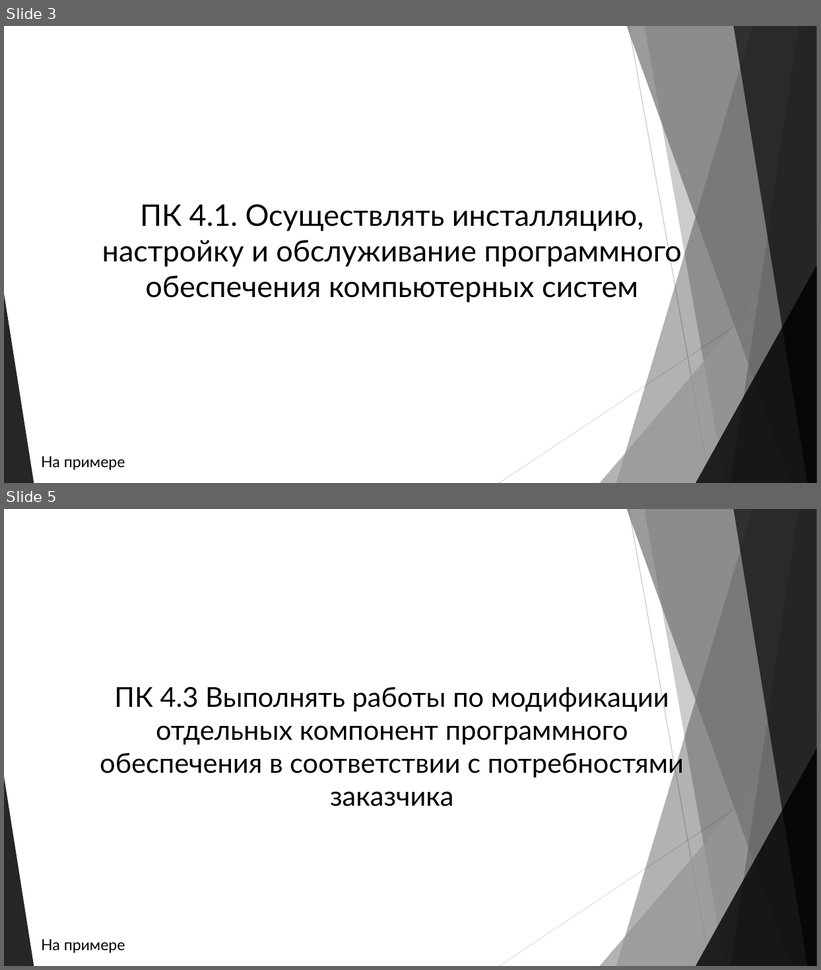
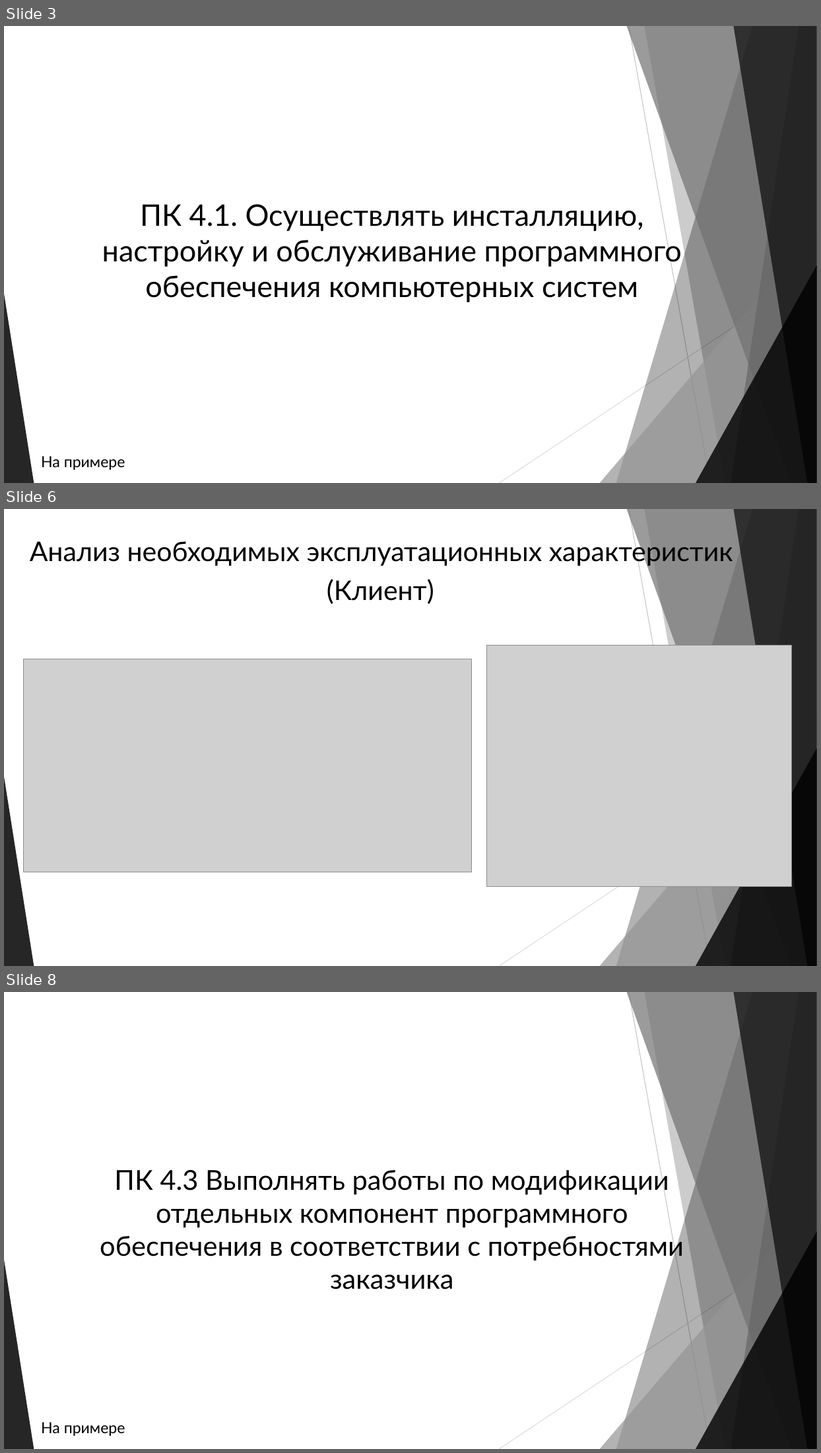
Before and after one commit to AlexGopher802/Qual_PM04, a slide deck: Презентация.pptx. Shown one above the other, each under a label of ours: slides 3 and 5 before the commit, slides 3, 6 and 8 after it; the slides between them are not shown. The pictures are 821x970 and 821x1453 pixels, drawn with LibreOffice and Linux fonts; fonts in the diff are those of the drawing; grey boxes stand for pictures. Boxes give left, top, right and bottom in pixels: in the first picture for what was removed or moved away, otherwise in the second. Text is boxed around its words. In the diff, an @@ line names an element or a change of style, - is before the commit and + after.

```diff
--- a/Презентация.pptx
+++ b/Презентация.pptx
@@ slide 6 added at box(4, 509, 817, 966), background #FFFFFF; not listed: 10 template elements that a slide beside it also shows @@
@@ text added at box(30, 537, 733, 566), 32 pt, text #000000 @@
+Анализ необходимых эксплуатационных характеристик
@@ text added at box(327, 579, 434, 604), 32 pt, text #000000 @@
+(Клиент)
@@ picture added at box(487, 645, 791, 887) @@
@@ picture added at box(24, 659, 471, 873) @@
@@ what was slide 5 is now slide 8 @@
```
Also in this commit, not shown: 1 slide changed, 2 other slides added, 11 other files.
